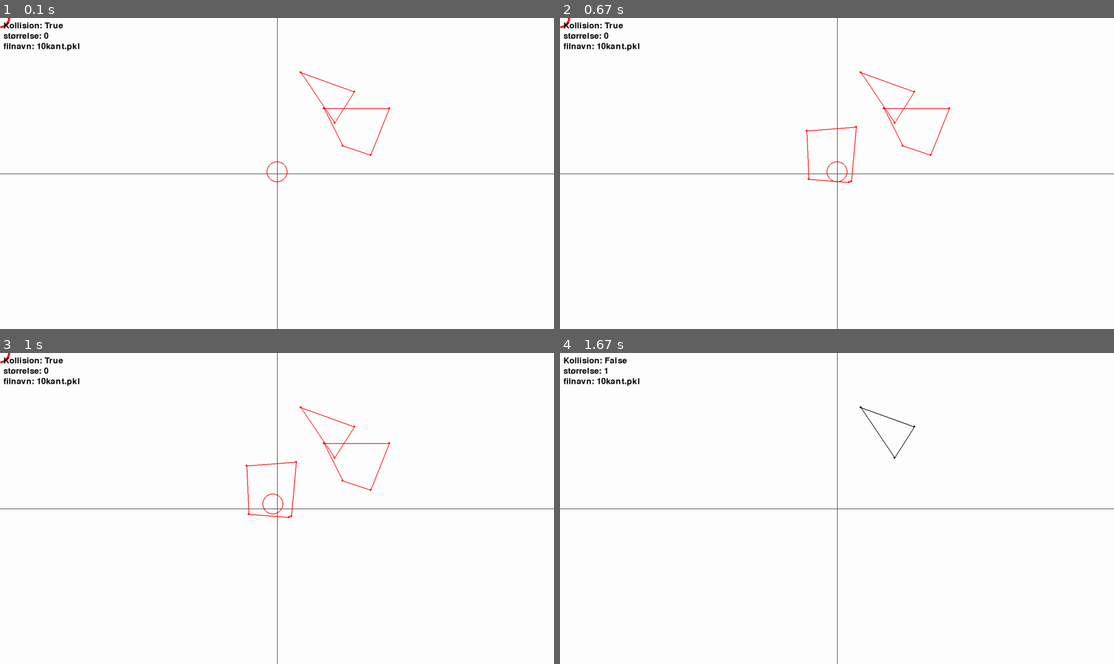
Above: before the commit, frames 1-4 (two rows, left to right).
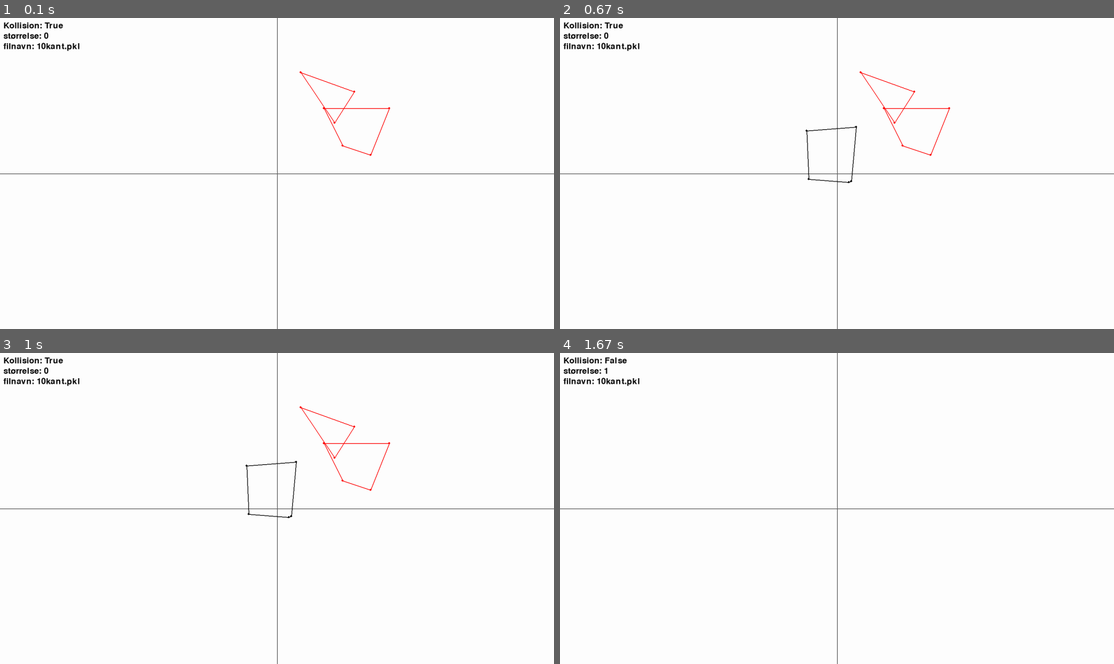
Above: after the commit, the same moments.

Repository: Ag-chr/GJK_SOP
Game: pygame game, started from main.py
The game is run twice, just before and just after one commit, with the same random seed, the same clock (stepped at 60 frames per second) and the same inputs.
Inputs (mouse positions are in pixels of both pictures, inside the frame that each line leads up to):
- Up to frame 1 (0.1 s): no input
- Up to frame 2 (0.67 s): hold R from 0.33 s (still down); move the mouse to (814, 185) at 0.37 s
- Up to frame 3 (1 s): release R at 0.8 s; press the mouse at (343, 536) at 0.87 s; move the mouse to (238, 464) at 0.97 s
- Up to frame 4 (1.67 s): release the mouse at (692, 393) at 1.1 s; tap P at 1.17 s; tap O at 1.5 s

The runs differ from the first frame. In frame 1, less than 0.1% of the frame differs, in the area x 0-52%, y 0-53%; in frame 2, 0.2%; in frame 3, 0.2%, in the area x 0-54%, y 0-54%; in frame 4, 0.1%.

Commit message:
ændret alt med navnet figur til form, så det er mindre forvirrende

Diff:
--- a/figurer.py
+++ b/former.py
@@ -7,12 +7,12 @@
 from pygameHelper import til_skærm
 from konstanter import ZOOM
 
-class Figur:
+class Form:
     def __init__(self, punkter: list[Punkt]):
         self.punkter = punkter
-        self.centrum = sum(punkter, Punkt(0, 0)) / len(punkter)  # punkt som beskriver centrum af figuren
-
-        # justere figuren så origo er figurens centrum i dens koordinatsystem
+        self.centrum = sum(punkter, Punkt(0, 0)) / len(punkter)  # punkt som beskriver centrum af formen
+
+        # justere formen så origo er formens centrum i dens koordinatsystem
         self.punkter = list(map(lambda punkt: punkt - self.centrum, self.punkter))
         self.punkter: list[Punkt] = self.sorterePunkterMedUret() # så den kan tegnes
         self.transformationer = [Matrix.IDENTITET_2D()]
@@ -144,7 +144,7 @@
                 if acVinkelret.dot(ao) > 0:
                     self.fjern(b)
                     r.sæt(acVinkelret)
-                # hvis der nås hertil betyder det at origo er inde i trekant og dermed krydser figurerne
+                # hvis der nås hertil betyder det at origo er inde i trekant og dermed krydser formerne
                 else:
                     return True
 
@@ -161,7 +161,7 @@
         return f"Punkter: {self.punkter}"
 
 
-class Cirkel(Figur):
+class Cirkel(Form):
     def __init__(self, radius, pos: Punkt):
         super().__init__([Punkt(0, 0)])
         self.centrum = pos
@@ -190,7 +190,7 @@
 
 
 
-class RegulærPolygon(Figur):
+class RegulærPolygon(Form):
     def __init__(self, antal_punkter, størrelse):
         grader_mellem_punkter = math.radians(360) / antal_punkter
         punkter = []
@@ -204,15 +204,15 @@
 
 
 if __name__ == '__main__':
-    figur = Figur([Punkt(0,0), Punkt(2,0), Punkt(2,2), Punkt(0,2)])
+    form = Form([Punkt(0, 0), Punkt(2, 0), Punkt(2, 2), Punkt(0, 2)])
     shear = Matrix([
         [1, 2],
         [0, 1]
     ])
-    figur.tilføjTransformation(shear)
-    print(figur.komposition)
-    print(figur.punkter[0])
-    print(figur.regnPunktTransformation(figur.punkter[0]))
+    form.tilføjTransformation(shear)
+    print(form.komposition)
+    print(form.punkter[0])
+    print(form.regnPunktTransformation(form.punkter[0]))
 
     a = Vektor(3, 2)
     b = Vektor(5, 3)
--- a/gjk_funkioner.py
+++ b/gjk_funkioner.py
@@ -1,46 +1,46 @@
-from figurer import Figur, Vektor, Punkt, Simplex
+from former import Form, Vektor, Punkt, Simplex
 
 
-def support(figur1: Figur, figur2: Figur, r: Vektor) -> Punkt:
-    p1 = figur1.fåPunktLængstVækIEnRetning(r)
-    p2 = figur2.fåPunktLængstVækIEnRetning(-r)
+def support(form1: Form, form2: Form, r: Vektor) -> Punkt:
+    p1 = form1.fåPunktLængstVækIEnRetning(r)
+    p2 = form2.fåPunktLængstVækIEnRetning(-r)
 
     # minkowski difference udføres
     p3 = p1 - p2
     return p3
 
 
-def minkowski(figur1: Figur, figur2: Figur, sum=True):
+def minkowski(form1: Form, form2: Form, sum=True):
     minkowskiPunkter: list[Punkt] = []
 
-    for punkt1 in figur1.punkter:
-        for punkt2 in figur2.punkter:
-            punkta = figur1.tilVerden(punkt1)
-            punktb = figur2.tilVerden(punkt2)
+    for punkt1 in form1.punkter:
+        for punkt2 in form2.punkter:
+            punkta = form1.tilVerden(punkt1)
+            punktb = form2.tilVerden(punkt2)
             if sum:
                 minkowskiPunkter.append(punkta + punktb)
             else:
                 minkowskiPunkter.append(punkta - punktb)
 
-    minkowskiFigur = Figur(minkowskiPunkter)
+    minkowskiForm = Form(minkowskiPunkter)
 
     ydrePunkter = []
-    for punkt in minkowskiFigur.punkter:
+    for punkt in minkowskiForm.punkter:
         retning = punkt.tilStedVektor().enhedsvektor()
-        ydrePunkt = minkowskiFigur.fåPunktLængstVækIEnRetning(retning)
+        ydrePunkt = minkowskiForm.fåPunktLængstVækIEnRetning(retning)
         if ydrePunkt not in ydrePunkter:
             ydrePunkter.append(ydrePunkt)
 
-    return Figur(ydrePunkter)
+    return Form(ydrePunkter)
 
 
 if __name__ == '__main__':
-    figur1 = Figur([Punkt(4,5), Punkt(9,9), Punkt(4,11)])
-    figur2 = Figur([Punkt(5, 7), Punkt(12, 7), Punkt(10, 2), Punkt(7, 3)])
+    form1 = Form([Punkt(4, 5), Punkt(9, 9), Punkt(4, 11)])
+    form2 = Form([Punkt(5, 7), Punkt(12, 7), Punkt(10, 2), Punkt(7, 3)])
 
     r = Vektor(1, 0)
-    # print(support(figur1, figur2, r))  # skal give (4, 2)
+    # print(support(form1, form2, r))  # skal give (4, 2)
     r = Vektor(-1, 0)
-    # print(support(figur1, figur2, r)) # skal give (-8, -2)
+    # print(support(form1, form2, r)) # skal give (-8, -2)
     r = Vektor(0, 1)
-    print(support(figur1, figur2, r))  # skal give (-6, 9)
+    print(support(form1, form2, r))  # skal give (-6, 9)
--- a/graf.py
+++ b/graf.py
@@ -14,7 +14,7 @@
 import matplotlib.pyplot as plt
 
 from kollision import tjekKollisionGJK
-from tilfældig_figur import random_convex_polygon
+from tilfældig_form import random_convex_polygon
 
 
 def plot_bar_from_csv(filename, x_column, y_column, title="Bar Chart"):
@@ -131,16 +131,16 @@
 import random
 from position import Punkt
 def genererDatasæt(kanter, mængde, savePath):
-    testFigurer: list = []
+    testFormer: list = []
     for i in range(mængde):
-        figur1 = random_convex_polygon(kanter, scale=random.uniform(2.5, 5.5))
-        figur1.centrum = Punkt(random.uniform(-6, 6), random.uniform(-6, 6))
-        figur2 = random_convex_polygon(kanter, scale=random.uniform(2.5, 5.5))
-        figur2.centrum = Punkt(random.uniform(-6, 6), random.uniform(-6, 6))
-        testFigurer.append((figur1, figur2))
+        Form1 = random_convex_polygon(kanter, scale=random.uniform(2.5, 5.5))
+        Form1.centrum = Punkt(random.uniform(-6, 6), random.uniform(-6, 6))
+        Form2 = random_convex_polygon(kanter, scale=random.uniform(2.5, 5.5))
+        Form2.centrum = Punkt(random.uniform(-6, 6), random.uniform(-6, 6))
+        testFormer.append((Form1, Form2))
 
     with open(savePath, "wb") as f:
-        pickle.dump(testFigurer, f)
+        pickle.dump(testFormer, f)
 
 
 def testDatasæt(dataPath, savePath):
--- a/kollision.py
+++ b/kollision.py
@@ -1,20 +1,20 @@
-from figurer import *
+from former import *
 from gjk_funkioner import support
 import pygame
 
-def tjekKollisionGJK(figur1: Figur, figur2: Figur) -> bool:
+def tjekKollisionGJK(form1: Form, form2: Form) -> bool:
     simplex = Simplex()
-    # Der vælges en søge retning mod figur2 fra figur1
-    r = Vektor(figur2.centrum.x - figur1.centrum.x,
-               figur2.centrum.y - figur1.centrum.y).enhedsvektor()
+    # Der vælges en søge retning mod form2 fra form1
+    r = Vektor(form2.centrum.x - form1.centrum.x,
+               form2.centrum.y - form1.centrum.y).enhedsvektor()
     # Får første minkowski difference punkt
-    simplex.tilføj(support(figur1,figur2, r))
+    simplex.tilføj(support(form1,form2, r))
 
     r = -r # går den modsatte retning for næste punkt
 
     while True:
         # tilføjer nyt punkt
-        simplex.tilføj(support(figur1, figur2, r))
+        simplex.tilføj(support(form1, form2, r))
 
         # sikre at det nyeste tilføjet punkt faktisk passerede origo
         if simplex.fåSeneste().dot(r) <= 0:
@@ -26,9 +26,9 @@
             if simplex.indeholder(Punkt(0,0), r):
                 return True
 
-def tjekKollisionAABB(figur1: Figur, figur2: Figur) -> bool:
-    min1, max1 = figur1.få_min_max()
-    min2, max2 = figur2.få_min_max()
+def tjekKollisionAABB(form1: Form, form2: Form) -> bool:
+    min1, max1 = form1.få_min_max()
+    min2, max2 = form2.få_min_max()
 
     d1x = min2.x - max1.x
     d1y = min2.y - max1.y
--- a/main.py
+++ b/main.py
@@ -7,10 +7,10 @@
 
 from konstanter import *
 from pygameHelper import til_skærm
-from figurer import *
+from former import *
 from gjk_funkioner import minkowski
 from kollision import tjekKollisionGJK, tjekKollisionAABB
-from tilfældig_figur import random_convex_polygon
+from tilfældig_form import random_convex_polygon
 
 pygame.init()
 clock = pygame.time.Clock()
@@ -23,34 +23,34 @@
 text_kollision = font.render(f"Kollision: {False}", True, (0, 0, 0))
 text_rect_kollision = text_kollision.get_rect(topleft=(10, 10))
 
-figurer = []
+former = []
 
 rotate = Matrix([
     [math.cos(math.degrees(360)), -math.sin(360)],
     [math.sin(math.degrees(360)), math.cos(math.degrees(360))]
 ])
 
-figur1 = Figur([Punkt(4,11), Punkt(9,9), Punkt(4,5)])
-figur2 = Figur([Punkt(5, 7), Punkt(10, 2), Punkt(12, 7), Punkt(7, 3)])
+form1 = Form([Punkt(4, 11), Punkt(9, 9), Punkt(4, 5)])
+form2 = Form([Punkt(5, 7), Punkt(10, 2), Punkt(12, 7), Punkt(7, 3)])
 cirkel = Cirkel(30, Punkt(0,5))
 
 
-figur1.tilføjTransformation(rotate)
+form1.tilføjTransformation(rotate)
 
-figurer.append(figur1)
-figurer.append(figur2)
-figurer.append(cirkel)
+former.append(form1)
+former.append(form2)
+#former.append(cirkel)
 
-minkowskiFigur = minkowski(figur1, figur2, False)
-#figurer.append(minkowskiFigur)
+minkowskiForm = minkowski(form1, form2, False)
+#former.append(minkowskiForm)
 
-testFigurer: list[(Figur, Figur)] = []
+testFormer: list[(Form, Form)] = []
 
 filnavn = "10kant.pkl"
 
 def start():
-    global testFigurer
-    holdtFigur = None
+    global testFormer
+    holdtForm = None
 
     running = True
     while running:
@@ -64,18 +64,18 @@
 
             if event.type == pygame.KEYDOWN:
                 if event.key == pygame.K_r:
-                    fig = random_convex_polygon(5, scale=random.uniform(2.5, 5.5), max_attempts=20)
-                    fig.centrum = Punkt(random.uniform(-6, 6), random.uniform(-6, 6))
-                    figurer.append(fig)
+                    form = random_convex_polygon(5, scale=random.uniform(2.5, 5.5), max_attempts=20)
+                    form.centrum = Punkt(random.uniform(-6, 6), random.uniform(-6, 6))
+                    former.append(form)
 
                 elif event.key == pygame.K_p:
-                    figurer.pop()
+                    former.pop()
                 elif event.key == pygame.K_o:
-                    testFigurer.append((figurer.pop(), figurer.pop()))
+                    testFormer.append((former.pop(), former.pop()))
                 elif event.key == pygame.K_s:
                     print("save")
                     with open(filnavn, "wb") as f:
-                        pickle.dump(testFigurer, f)
+                        pickle.dump(testFormer, f)
                 elif event.key == pygame.K_l:
                     with open(filnavn, "rb") as f:
                         data = pickle.load(f)
@@ -83,7 +83,7 @@
                         print(len(data[0]))
                 elif event.key == pygame.K_h:
                     with open(filnavn, "rb") as f:
-                        testFigurer = pickle.load(f)
+                        testFormer = pickle.load(f)
 
 
 
@@ -95,19 +95,19 @@
                 mouse_pos[1] /= ZOOM
                 cirkel = Cirkel(1, Punkt(mouse_pos[0], mouse_pos[1]))
 
-                for figur in figurer:
-                    tjekKollisionGJK(cirkel, figur)
-                    if tjekKollisionGJK(Cirkel(1, Punkt(mouse_pos[0], mouse_pos[1])), figur):
-                        holdtFigur = figur
+                for form in former:
+                    tjekKollisionGJK(cirkel, form)
+                    if tjekKollisionGJK(Cirkel(1, Punkt(mouse_pos[0], mouse_pos[1])), form):
+                        holdtForm = form
                         break
 
             if event.type == pygame.MOUSEBUTTONUP and event.button == 1:
-                holdtFigur = None
+                holdtForm = None
 
-            elif event.type == pygame.MOUSEMOTION and holdtFigur is not None:
+            elif event.type == pygame.MOUSEMOTION and holdtForm is not None:
                 bevægelse = event.rel
-                holdtFigur.centrum.x += bevægelse[0] / ZOOM
-                holdtFigur.centrum.y -= bevægelse[1] / ZOOM
+                holdtForm.centrum.x += bevægelse[0] / ZOOM
+                holdtForm.centrum.y -= bevægelse[1] / ZOOM
 
         canvas.fill((255, 255, 255))
         pygame.draw.line(canvas, (100, 100, 100), (0, VINDUEHØJDE / 2), (VINDUEBREDDE, VINDUEHØJDE / 2),
@@ -116,23 +116,23 @@
                          2)  # y akse
         #pygame.draw.circle(canvas, (0, 0, 0), (VINDUEBREDDE / 2, VINDUEHØJDE / 2), 10)  # origo
 
-        for figur in figurer:
-            figur.tegn(canvas)
+        for form in former:
+            form.tegn(canvas)
 
         kollision = False
-        for i in range(len(figurer)):
-            for j in range(i+1, len(figurer)):
-                figur1 = figurer[i]
-                figur2 = figurer[j]
+        for i in range(len(former)):
+            for j in range(i+1, len(former)):
+                form1 = former[i]
+                form2 = former[j]
 
-                if tjekKollisionGJK(figur1, figur2):
+                if tjekKollisionGJK(form1, form2):
                     kollision = True
-                    figur1.tegn(canvas, (255, 0, 0))
-                    figur2.tegn(canvas, (255, 0, 0))
+                    form1.tegn(canvas, (255, 0, 0))
+                    form2.tegn(canvas, (255, 0, 0))
 
         text_kollision = font.render(f"Kollision: {kollision}", True, (0, 0, 0))
 
-        text = font.render(f"størrelse: {len(testFigurer)}", True, (0, 0, 0))
+        text = font.render(f"størrelse: {len(testFormer)}", True, (0, 0, 0))
         text_rect = text.get_rect(topleft=(10, 40))
         canvas.blit(text, text_rect)
 
--- a/tilfældig_figur.py
+++ b/tilfældig_form.py
@@ -1,7 +1,7 @@
 import random
 import math
 
-from figurer import Figur
+from former import Form
 from position import Punkt
 
 def cross(o, a, b):
@@ -50,7 +50,7 @@
             indices = [int(i * L / n) for i in range(n)]
             polygon = [hull[idx % L] for idx in indices]
             polygon = list(map(lambda p: Punkt(p[0], p[1]), polygon))
-            return Figur(polygon)
+            return Form(polygon)
 
     print("fallback")
     # Fallback: inscribe points on a rotated, scaled circle (always convex)
@@ -77,7 +77,7 @@
         # translate
         transformed.append(Punkt(xr + tx, yr + ty))
 
-    return Figur(transformed)
+    return Form(transformed)
 
 # Example usage:
 if __name__ == "__main__":
